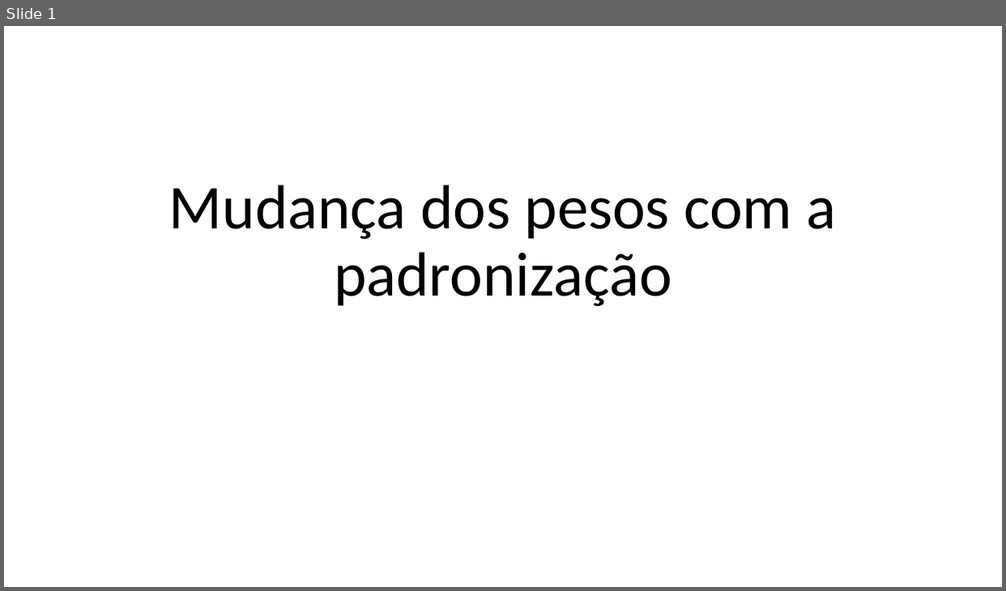
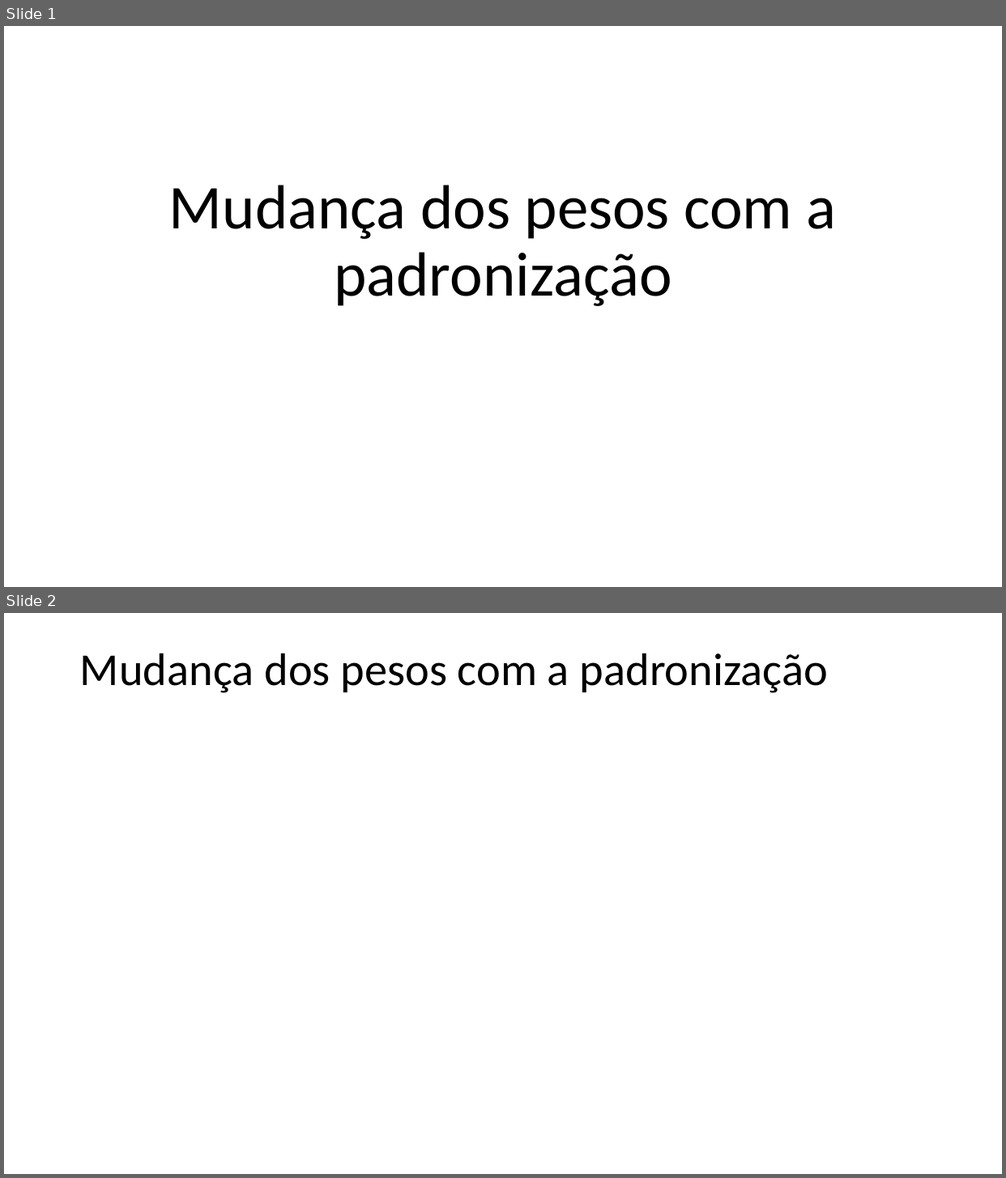
Before and after one commit to zz4fap/t319_aprendizado_de_maquina, a slide deck: slides/Mudança dos pesos com a padronização.pptx. Shown one above the other, each under a label of ours: slide 1 before the commit, slides 1 and 2 after it. The pictures are 1006x591 and 1006x1178 pixels, drawn with LibreOffice and Linux fonts; fonts in the diff are those of the drawing; grey boxes stand for pictures. Boxes give left, top, right and bottom in pixels: in the first picture for what was removed or moved away, otherwise in the second. Text is boxed around its words. In the diff, an @@ line names an element or a change of style, - is before the commit and + after.

```diff
--- a/slides/Mudança dos pesos com a padronização.pptx
+++ b/slides/Mudança dos pesos com a padronização.pptx
@@ slide 2 added at bbox=[4, 613, 1002, 1174], background #FFFFFF @@
@@ title added at bbox=[80, 653, 828, 693], 44 pt, text #000000 @@
+Mudança dos pesos com a padronização
```
Also in this commit, not shown: 1 slide removed, 2 other files.
